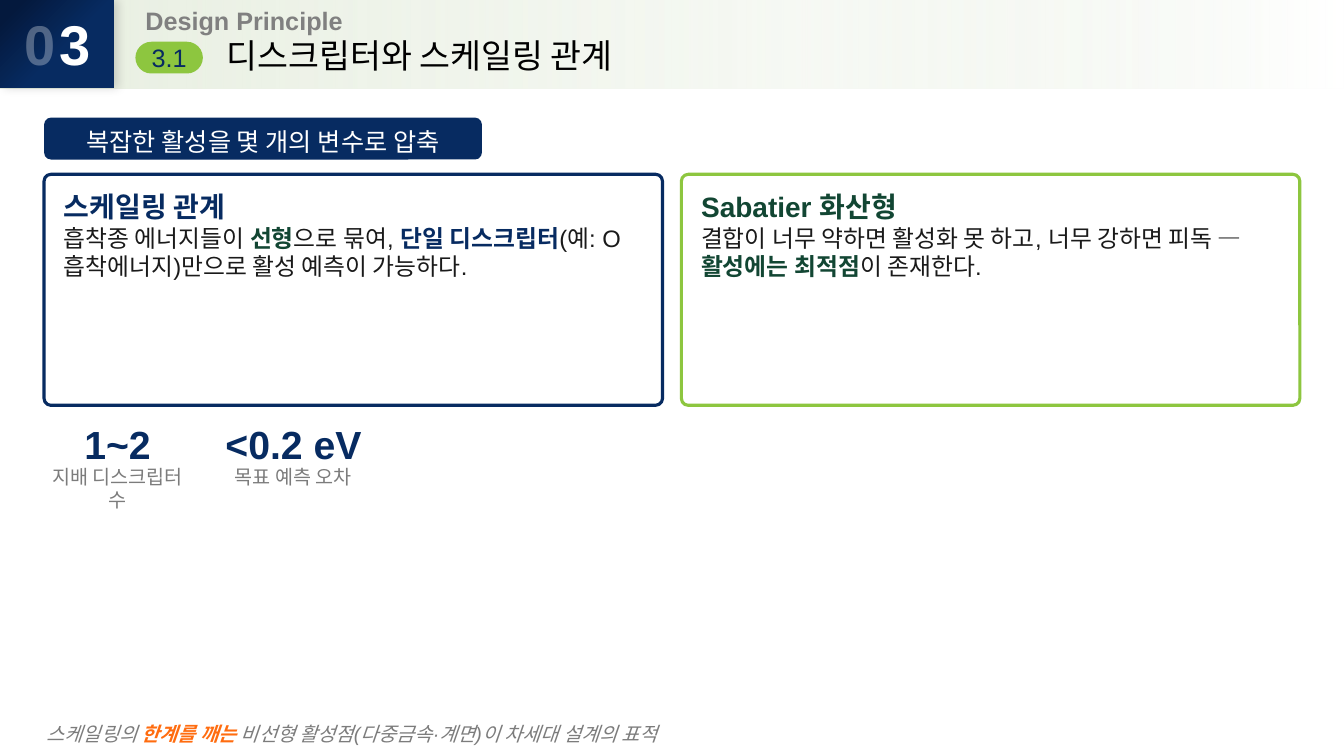
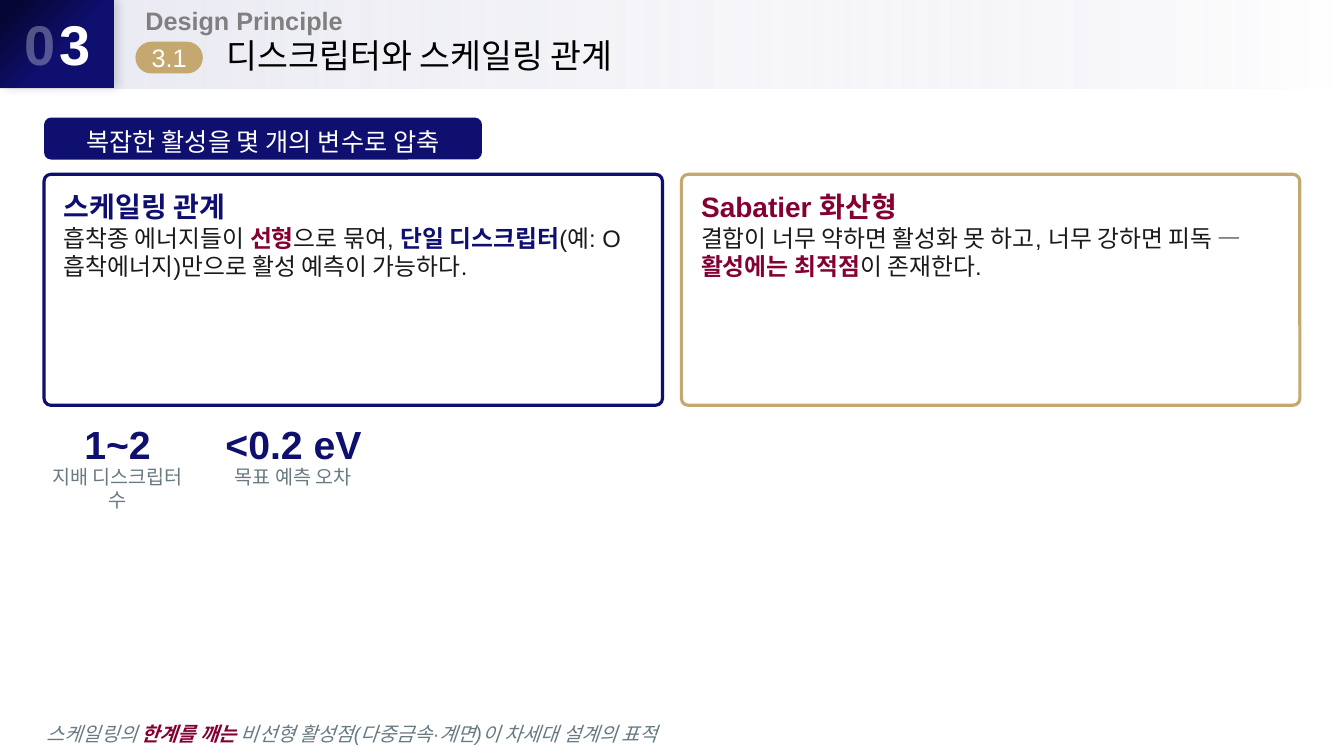
Before and after one commit to s-choung/snu-slides, a slide deck: slide 4 of samples/benchmark_catalysis_deck.pptx. Drawn at 1344x756 pixels with LibreOffice and Linux fonts; fonts in the diff are those of the drawing. Boxes give left, top, right and bottom in pixels: in the first picture for what was removed or moved away, otherwise in the second. Text is boxed around its words. In the diff, an @@ line names an element or a change of style, - is before the commit and + after.

```diff
--- a/samples/benchmark_catalysis_deck.pptx
+++ b/samples/benchmark_catalysis_deck.pptx
@@ rectangle at bbox=[0, 0, 1344, 89]: fill gradient #E8EFE1 to #FFFFFF to gradient #E9E9F2 to #FFFFFF @@
@@ rectangle at bbox=[0, 0, 114, 88]: fill gradient #04193D to #072B61 to gradient #060634 to #0F0F70 @@
@@ rounded rectangle "3.1" at bbox=[135, 41, 203, 73]: text colour #072B61 to #FFFFFF; fill #8DC63F to #C5A86F @@
@@ rounded rectangle "복잡한 활성을 몇 개의 변수로 ..." at bbox=[44, 118, 482, 160]: fill #072B61 to #0F0F70 @@
@@ rounded rectangle at bbox=[44, 174, 663, 405]: outline #072B61 2.25 pt to #0F0F70 2.25 pt @@
@@ rounded rectangle at bbox=[682, 174, 1301, 405]: outline #8DC63F 2.25 pt to #C5A86F 2.25 pt @@
@@ text "스케일링 관계" at bbox=[64, 193, 621, 280]: text colour #072B61 to #0F0F70 in "스케일링 관계", "단일 디스크립터(예:"; text colour #124633 to #840032 in "선형으로" @@
@@ text "Sabatier 화산형" at bbox=[701, 193, 1213, 277]: text colour #124633 to #840032 in "Sabatier 화산형", "활성에는 최적점이" @@
@@ text "1~2" at bbox=[84, 431, 150, 459]: text colour #072B61 to #0F0F70 @@
@@ text "<0.2 eV" at bbox=[225, 431, 362, 460]: text colour #072B61 to #0F0F70 @@
@@ text "지배 디스크립터 수" at bbox=[52, 468, 183, 509]: text colour #7C7C7C to #697A82 @@
@@ text "목표 예측 오차" at bbox=[235, 468, 352, 486]: text colour #7C7C7C to #697A82 @@
@@ text "스케일링의 한계를 깨는 비선형 활성점(다중금속·계면)이 ..." at bbox=[47, 724, 658, 745]: text colour #7C7C7C to #697A82 in "스케일링의 비선형 활성점(다중금속·계면)이 차세대 설계의 표적"; text colour #FF6C0F to #840032 in "한계를 깨는" @@
```
Also in this commit, not shown: 5 other slides changed, 6 other files.
